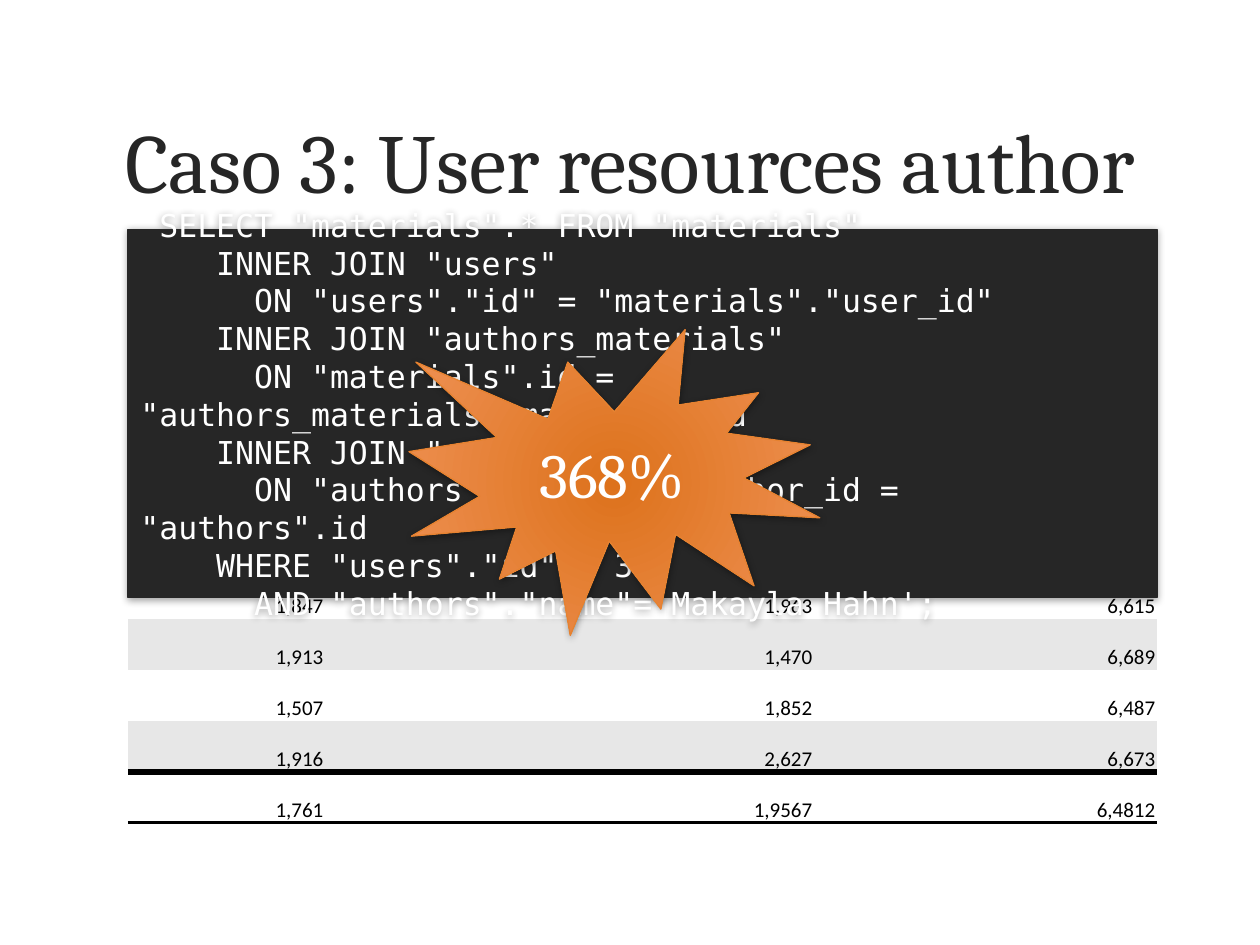
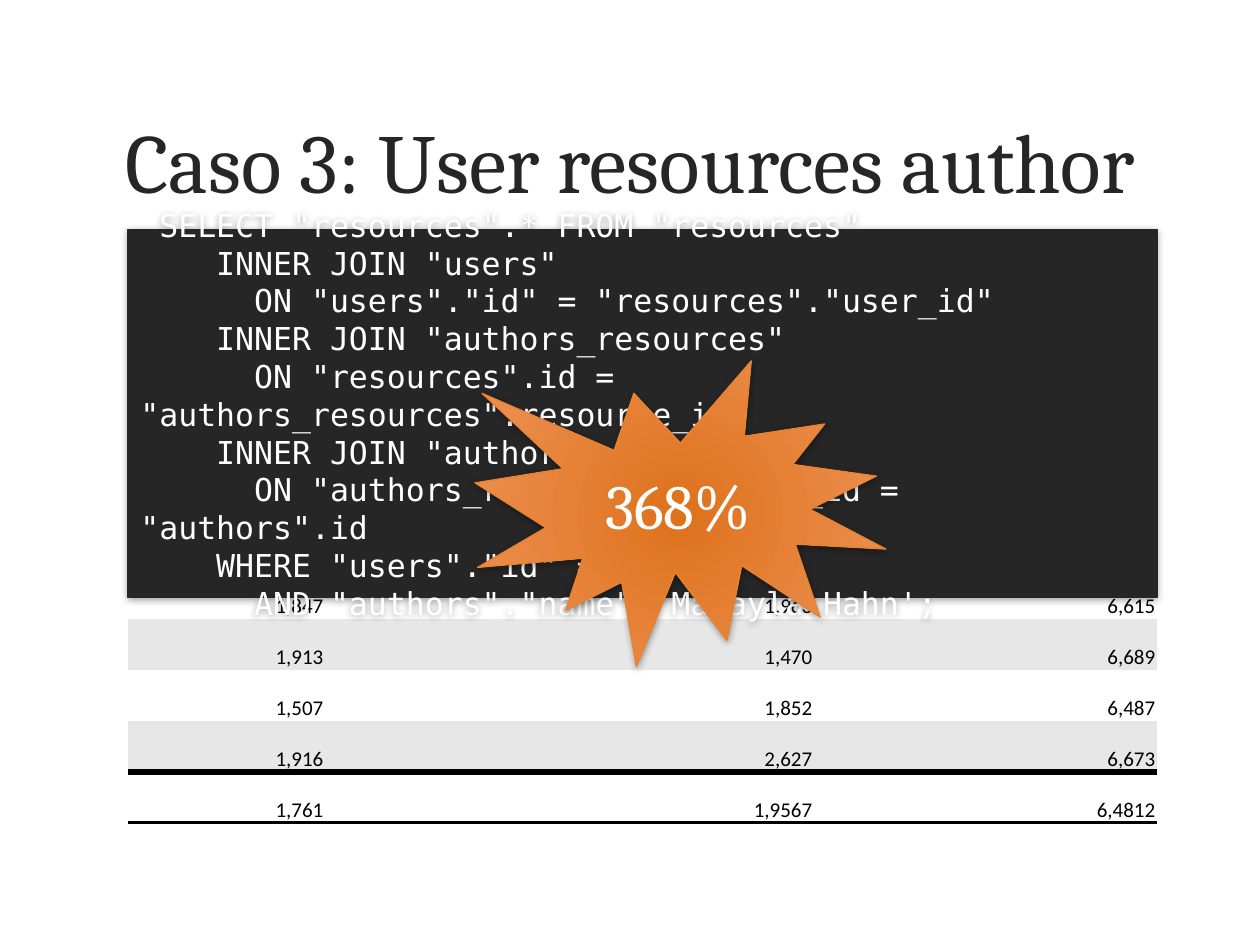
Before and after one commit to marcoafilho/my-last-project, a slide deck: slide 12 of doc/articles/part2/presentation.pptx. Drawn at 1260x945 pixels with LibreOffice and Linux fonts; fonts in the diff are those of the drawing; background and template pictures are left out. Boxes give left, top, right and bottom in pixels: in the first picture for what was removed or moved away, otherwise in the second. Text is boxed around its words. In the diff, an @@ line names an element or a change of style, - is before the commit and + after.

```diff
--- a/doc/articles/part2/presentation.pptx
+++ b/doc/articles/part2/presentation.pptx
@@ text in rectangle at (x1=159, y1=229, x2=861, y2=244): text changed @@
-SELECT "materials".* FROM "materials"
+SELECT "resources".* FROM "resources"
@@ text in rectangle at (x1=140, y1=288, x2=993, y2=433): text changed @@
-ON "users"."id" = "materials"."user_id"
-INNER JOIN "authors_materials"
-ON "materials".id = "authors_materials".materials_id
+ON "users"."id" = "resources"."user_id"
+INNER JOIN "authors_resources"
+ON "resources".id = "authors_resources".resource_id
@@ irregular seal "368%" moved from (x1=410, y1=330, x2=820, y2=636) to (x1=475, y1=360, x2=886, y2=667) @@
@@ text in rectangle at (x1=140, y1=476, x2=861, y2=540): text changed @@
-ON "authors_materials".author_id = "authors".id
+ON "authors_resources".author_id = "authors".id
```
Also in this commit, not shown: 1 other slide changed, 1 slide added, 43 other files.
